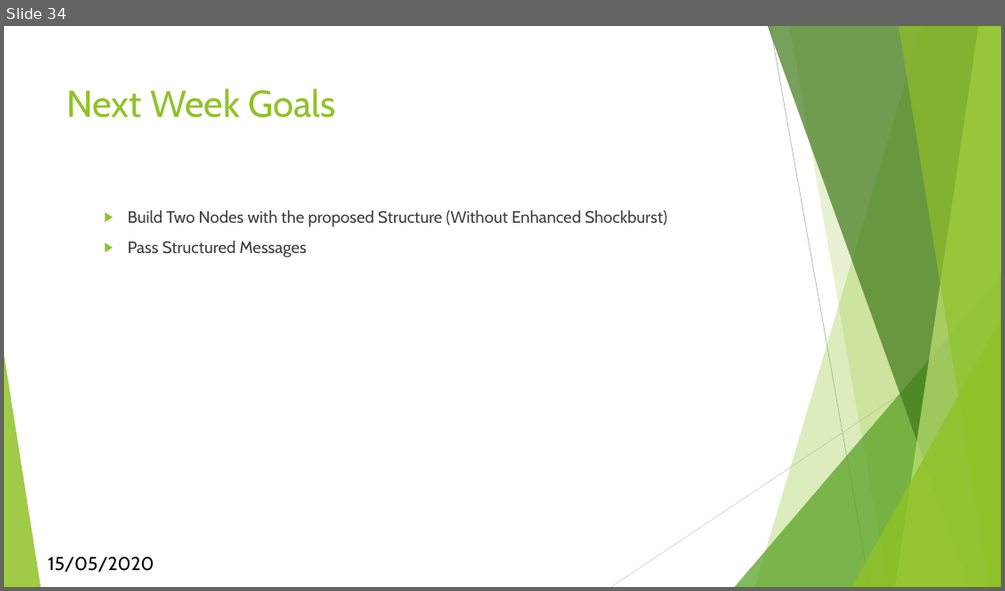
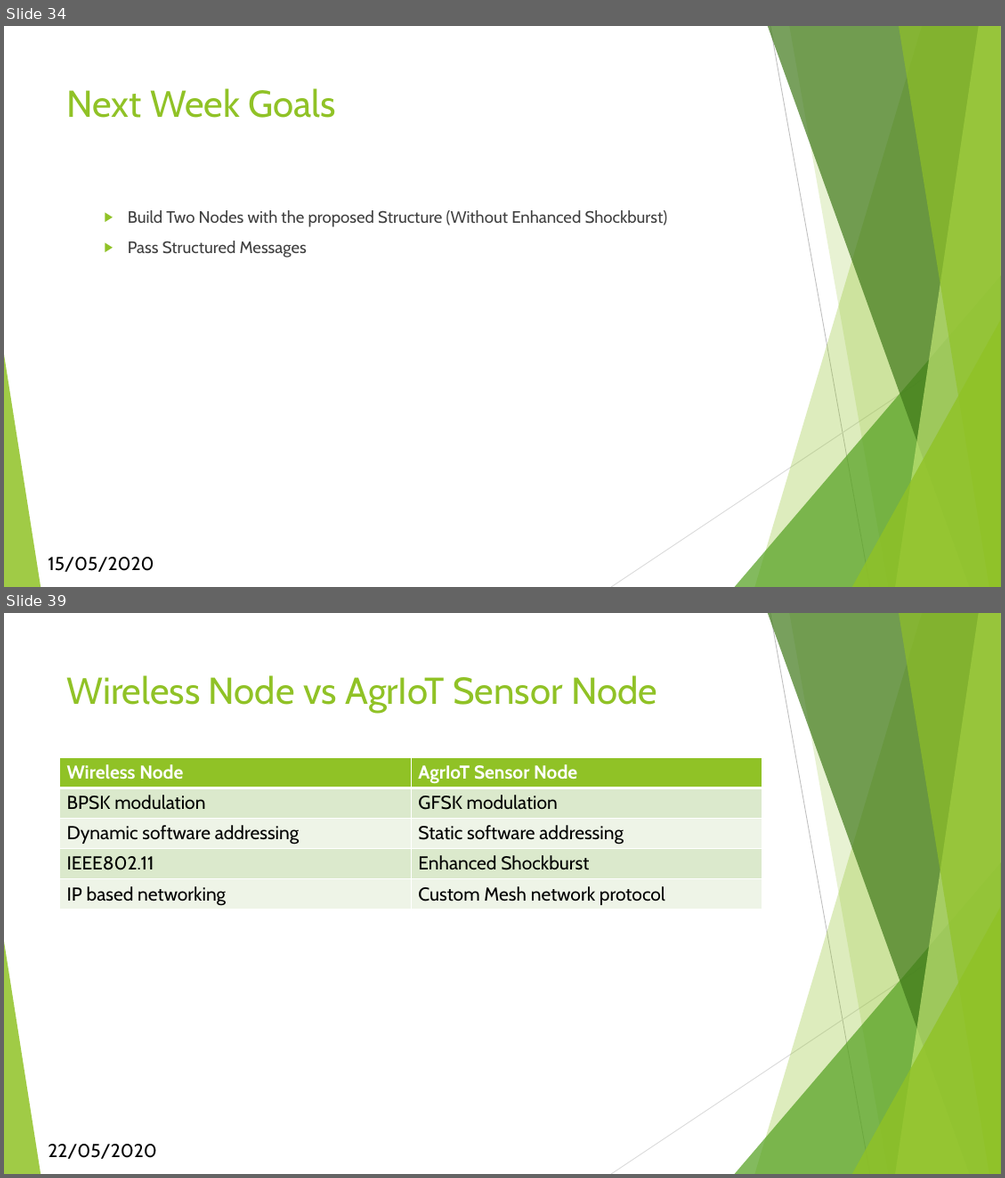
Before and after one commit to Kirishikesan/Mesh-Network-Communication-Protocol, a slide deck: PresentationsAndReports/AgrIoT-Phase 3.pptx. Shown one above the other, each under a label of ours: slide 34 before the commit, slides 34 and 39 after it; the slides between them are not shown. The pictures are 1005x591 and 1005x1178 pixels, drawn with LibreOffice and Linux fonts; fonts in the diff are those of the drawing. Boxes give left, top, right and bottom in pixels: in the first picture for what was removed or moved away, otherwise in the second. Text is boxed around its words. In the diff, an @@ line names an element or a change of style, - is before the commit and + after.

Commit message:
Added Node Model 1.0

```diff
--- a/PresentationsAndReports/AgrIoT-Phase 3.pptx
+++ b/PresentationsAndReports/AgrIoT-Phase 3.pptx
@@ slide 39 added at bbox=[4, 613, 1001, 1174], background #FFFFFF; not listed: 10 template elements that a slide beside it also shows @@
@@ title added at bbox=[67, 675, 657, 713], 36 pt, text #90C226 @@
+Wireless Node vs AgrIoT Sensor Node
@@ table added at bbox=[59, 757, 762, 909], 5 rows, 2 columns @@
+Wireless Node | AgrIoT Sensor Node
+BPSK modulation | GFSK modulation
+Dynamic software addressing | Static software addressing
+IEEE802.11 | Enhanced Shockburst
+IP based networking | Custom Mesh network protocol
@@ text added at bbox=[48, 1143, 156, 1159], 18 pt, text #000000 @@
+22/05/2020
```
Also in this commit, not shown: 1 slide changed, 17 other slides added, 15 other files.
